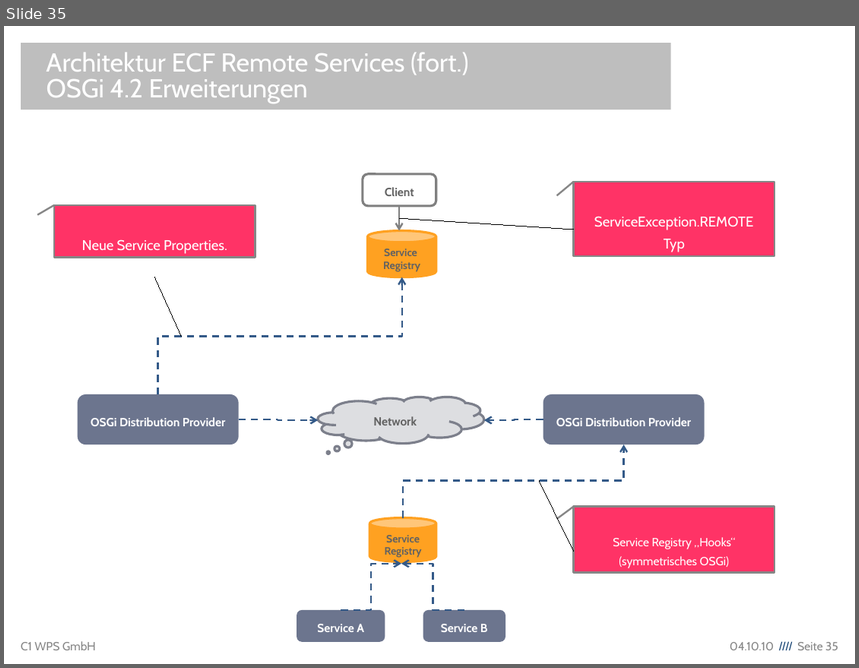
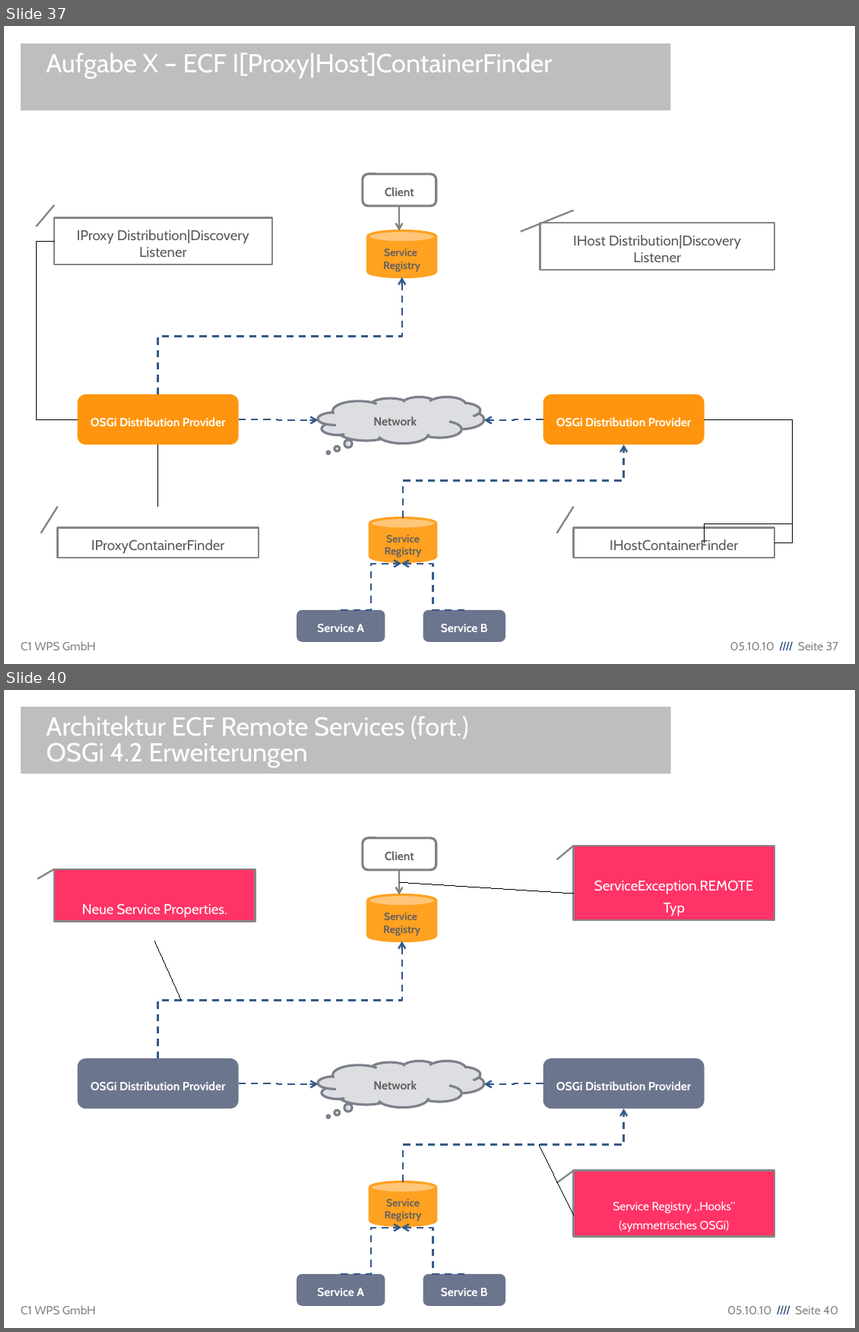
Before and after one commit to lemmy/org.eclipse.ecf.winterschool, a slide deck: org.eclipse.ecf.winterschool/EclipseCommunicationFramework.odp. Shown one above the other, each under a label of ours: slide 35 before the commit, slides 37 and 40 after it; the slides between them are not shown. The pictures are 859x668 and 859x1332 pixels, drawn with LibreOffice and Linux fonts; fonts in the diff are those of the drawing; background and template pictures are left out. Boxes give left, top, right and bottom in pixels: in the first picture for what was removed or moved away, otherwise in the second. Text is boxed around its words. In the diff, an @@ line names an element or a change of style, - is before the commit and + after.

```diff
--- a/org.eclipse.ecf.winterschool/EclipseCommunicationFramework.odp
+++ b/org.eclipse.ecf.winterschool/EclipseCommunicationFramework.odp
@@ slide 37 added at [4,26,855,664], background #FFFFFF; not listed: 2 template elements that a slide beside it also shows @@
@@ title added at [21,44,671,111], fill #BEBEBE, 22 pt, text #FFFFFF @@
+Aufgabe X – ECF I[Proxy|Host]ContainerFinder
@@ rounded rectangle added at [363,174,436,205], fill #FFFFFF, outline #808080 2.01 pt, 10 pt, text #626262, bold @@
+Client
@@ elbow arrow added from (400, 205) to (399, 231), #808080 1.5 pt @@
@@ border callout added at [54,218,272,265], outline #868686 1.5 pt, 12 pt, text #5A5A5A @@
+IProxy Distribution|Discovery Listener
@@ border callout added at [541,223,775,269], outline #868686 1.5 pt, 12 pt, text #5A5A5A @@
+IHost Distribution|Discovery Listener
@@ elbow line added from (54, 241) to (77, 420), #000000 0 pt @@
@@ cylinder added at [367,231,436,278], fill #FFA121, outline #FFA121 2.01 pt, 9 pt, text #626262, bold @@
+Service Registry
@@ elbow arrow added from (158, 395) to (402, 277), #345A88 1.5 pt @@
@@ rounded rectangle added at [77,395,238,445], fill #FF950E, 10 pt, text #FFFFFF, bold @@
+OSGi Distribution Provider
@@ thought cloud added at [318,397,484,444], fill #DDDEE1, outline #7C7F8B 2.01 pt, 10 pt, text #626262, bold @@
+Network
@@ rounded rectangle added at [544,395,705,445], fill #FF950E, 10 pt, text #FFFFFF, bold @@
+OSGi Distribution Provider
@@ elbow arrow added from (239, 420) to (318, 420), #345A88 1.5 pt @@
@@ elbow arrow added from (544, 420) to (484, 420), #345A88 1.5 pt @@
@@ elbow line added from (775, 543) to (705, 420), #000000 0 pt @@
@@ elbow line added from (705, 543) to (792, 420), #000000 0 pt @@
@@ line added from (158, 507) to (158, 445), #000000 0 pt @@
@@ elbow arrow added from (403, 518) to (623, 445), #345A88 1.5 pt @@
@@ cylinder added at [370,518,436,563], fill #FFA121, outline #FFA121 2.01 pt, 9 pt, text #626262, bold @@
+Service Registry
@@ border callout added at [58,528,259,558], outline #868686 1.5 pt, 12 pt, text #5A5A5A @@
+IProxyContainerFinder
@@ border callout added at [573,528,775,558], outline #868686 1.5 pt, 12 pt, text #5A5A5A @@
+IHostContainerFinder
@@ elbow arrow added from (341, 610) to (401, 564), #345A88 1.5 pt @@
@@ elbow arrow added from (465, 610) to (401, 564), #345A88 1.5 pt @@
@@ rounded rectangle added at [297,610,386,642], fill #6C758E, 10 pt, text #FFFFFF, bold @@
+Service A
@@ rounded rectangle added at [424,610,506,642], fill #6C758E, 10 pt, text #FFFFFF, bold @@
+Service B
@@ what was slide 35 is now slide 40 @@
@@ text at [728,1306,838,1315]: text changed @@
-04.10.10 //// Seite 35
+05.10.10 //// Seite 40
```
Also in this commit, not shown: 23 slides changed, 7 other slides added, 3 slides removed.
